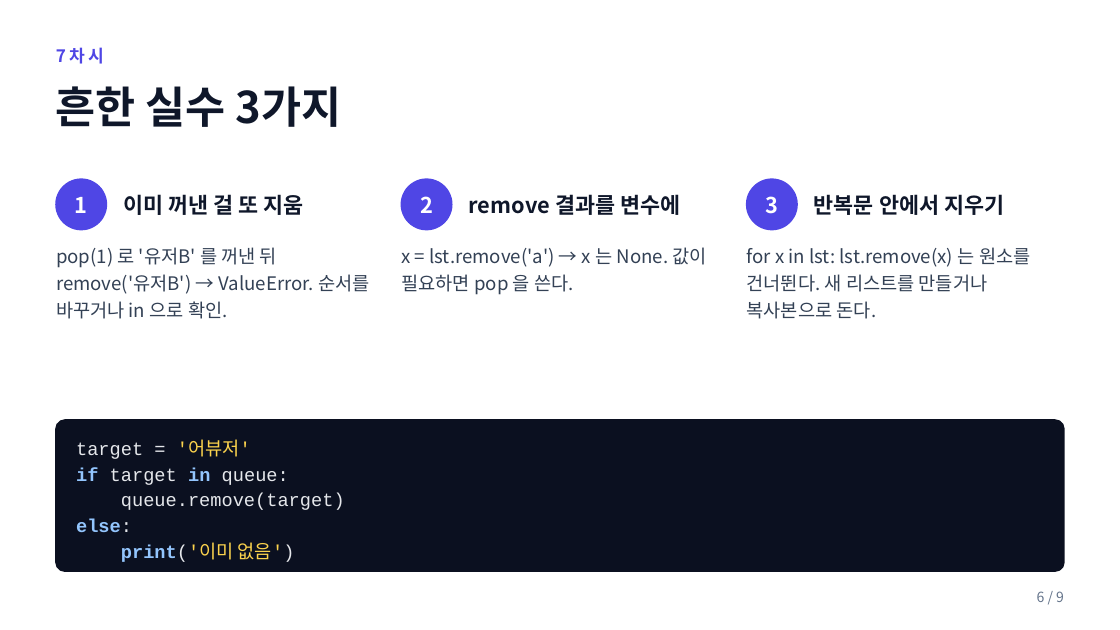
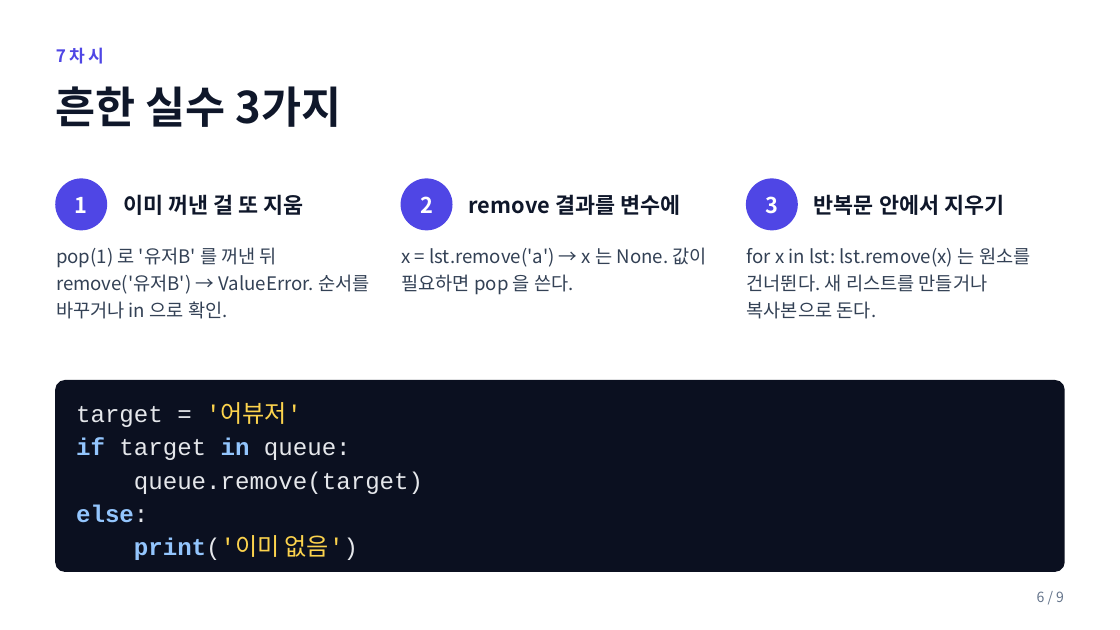
Before and after one commit to ChungChiweon/aice-quest, a slide deck: slide 6 of 강의자료/07차시_pop_remove.pptx. Drawn at 1120x630 pixels with LibreOffice and Linux fonts; fonts in the diff are those of the drawing. Boxes give left, top, right and bottom in pixels: in the first picture for what was removed or moved away, otherwise in the second. Text is boxed around its words. In the diff, an @@ line names an element or a change of style, - is before the commit and + after.

```diff
--- a/강의자료/07차시_pop_remove.pptx
+++ b/강의자료/07차시_pop_remove.pptx
@@ rounded rectangle: place and size @@
-rounded rectangle at box(56, 420, 1064, 571)
+rounded rectangle at box(56, 381, 1064, 571)
@@ rounded rectangle at box(56, 381, 1064, 571): proportions changed @@
@@ text "target = '어뷰저'": place and size @@
-text "target = '어뷰저'" at box(76, 442, 345, 562)
+text "target = '어뷰저'" at box(76, 405, 423, 560)
@@ text "target = '어뷰저'" at box(76, 405, 423, 560): size 12 to 15.5 pt @@
```
Also in this commit, not shown: 4 other files.
